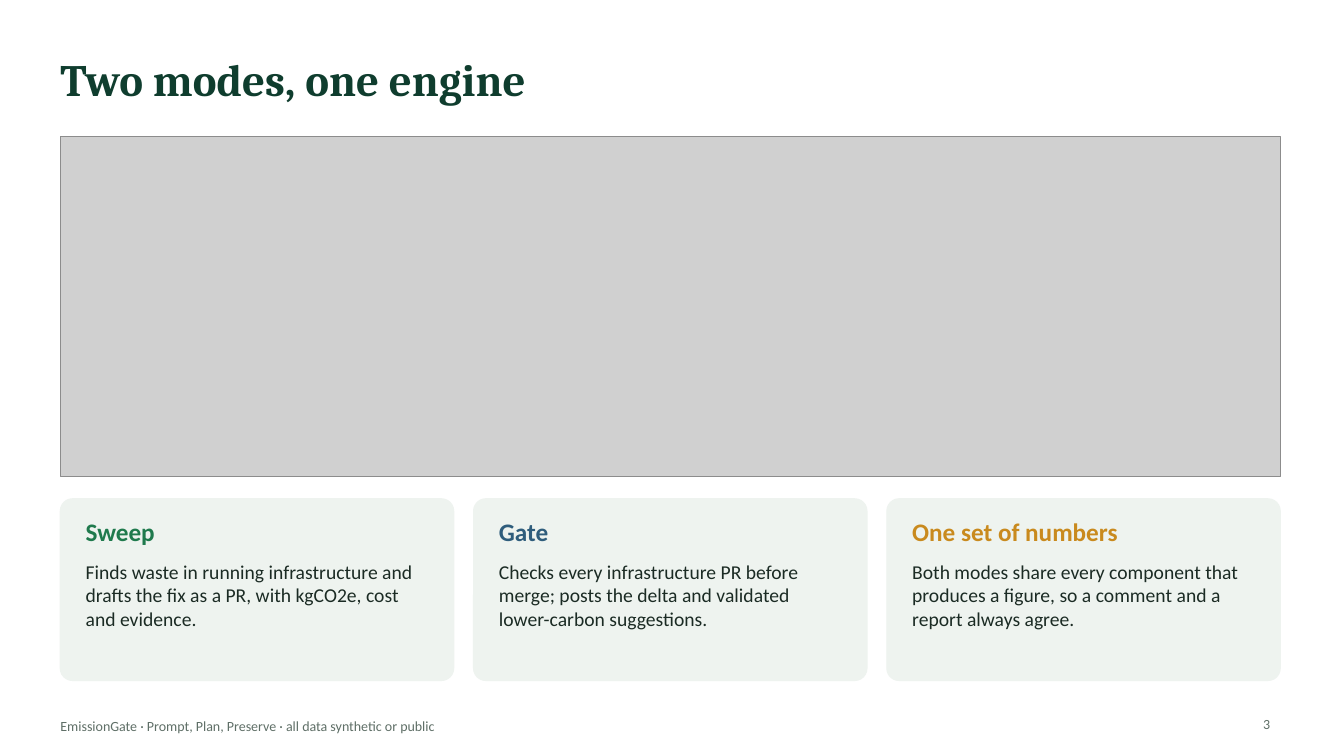
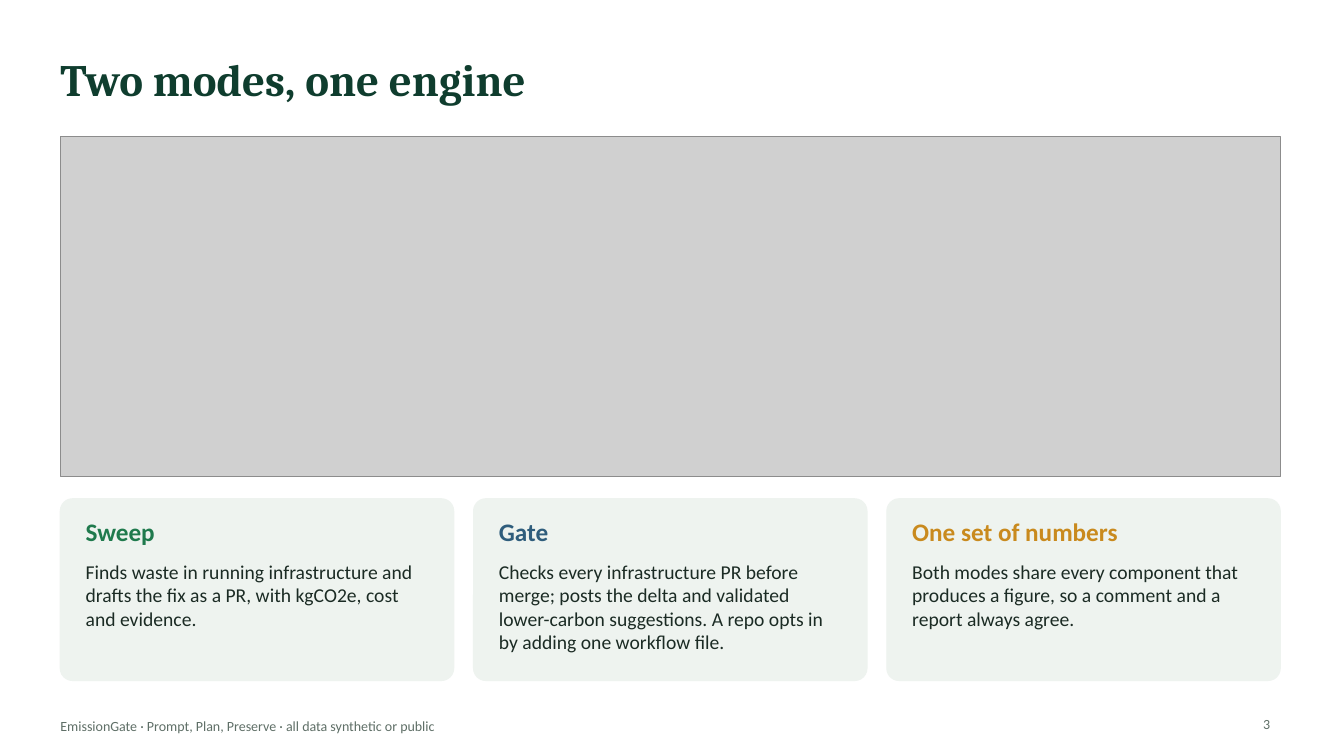
Before and after one commit to MohdJaved01/emissiongate, a slide deck: slide 3 of docs/EmissionGate-pitch.pptx. Drawn at 1344x756 pixels with LibreOffice and Linux fonts; fonts in the diff are those of the drawing; grey boxes stand for pictures. Boxes give left, top, right and bottom in pixels: in the first picture for what was removed or moved away, otherwise in the second. Text is boxed around its words. In the diff, an @@ line names an element or a change of style, - is before the commit and + after.

```diff
--- a/docs/EmissionGate-pitch.pptx
+++ b/docs/EmissionGate-pitch.pptx
@@ text at bbox=[499, 565, 823, 653]: text changed @@
-Checks every infrastructure PR before merge; posts the delta and validated lower-carbon suggestions.
+Checks every infrastructure PR before merge; posts the delta and validated lower-carbon suggestions. A repo opts in by adding one workflow file.
```
Also in this commit, not shown: 4 other slides changed, 10 other files.
